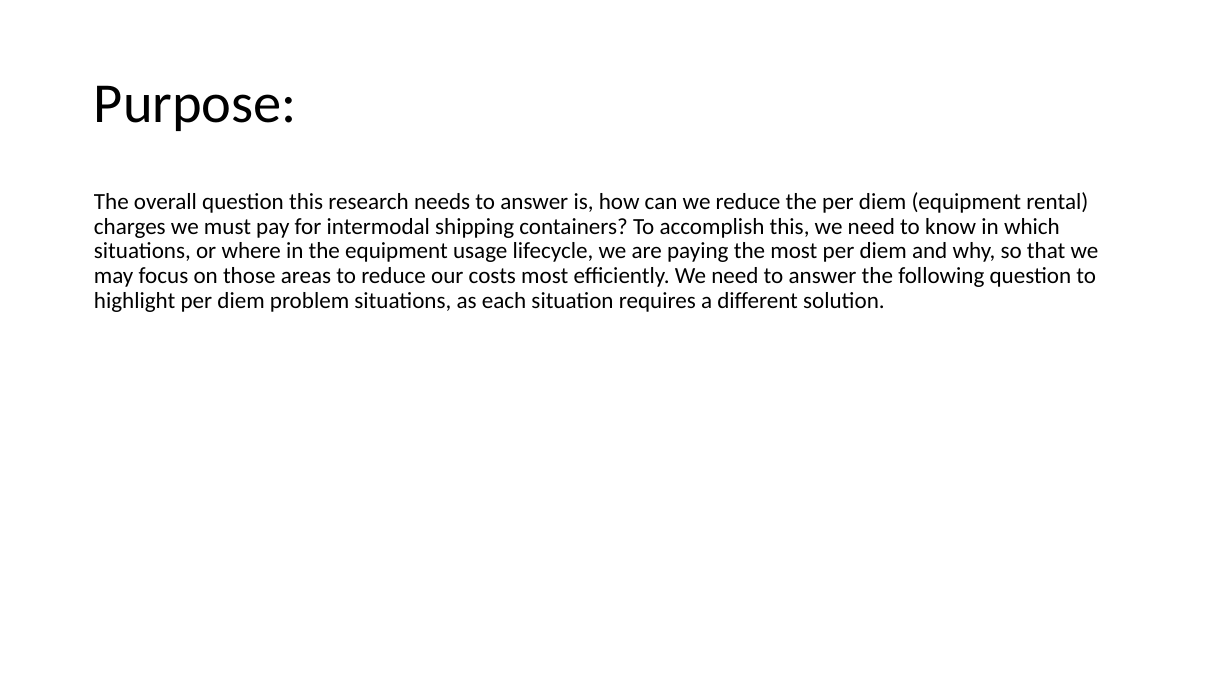
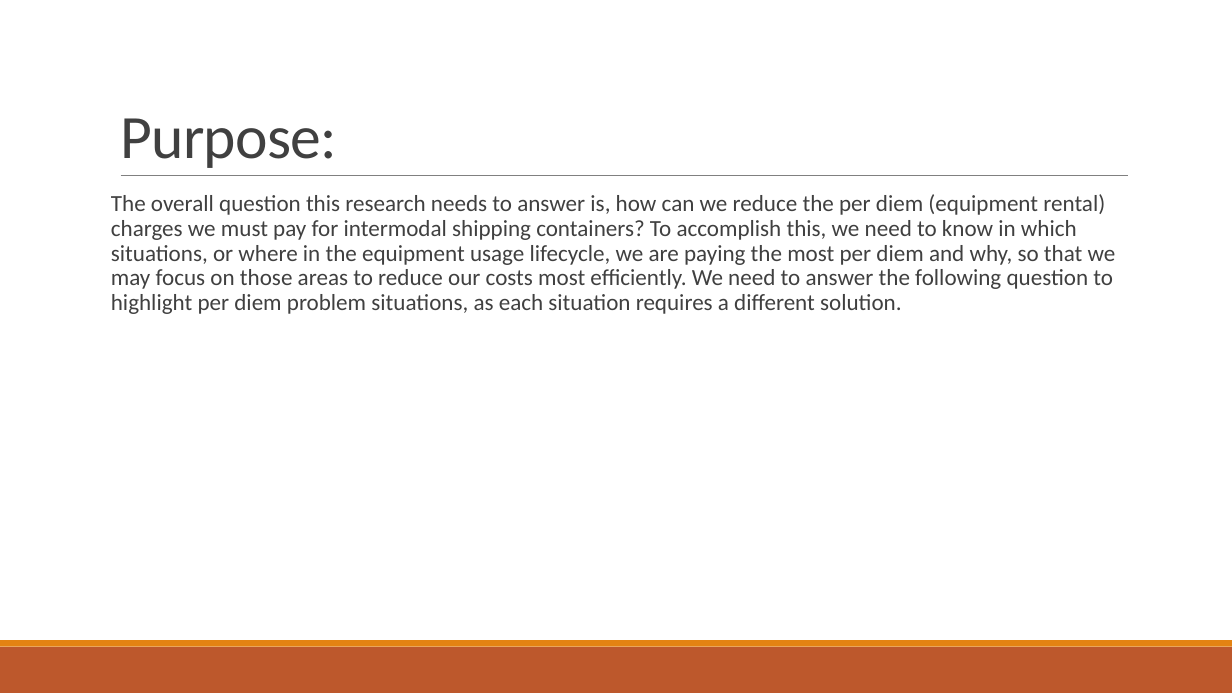
Before and after one commit to ihit140d/Robert_Bresley_Final_Project, a slide deck: slide 2 of Robert_Bresley_final_project.pptx. Drawn at 1232x693 pixels with LibreOffice and Linux fonts; fonts in the diff are those of the drawing. Boxes give left, top, right and bottom in pixels: in the first picture for what was removed or moved away, otherwise in the second. Text is boxed around its words. In the diff, an @@ line names an element or a change of style, - is before the commit and + after.

Commit message:
Make updates to formatting

```diff
--- a/Robert_Bresley_final_project.pptx
+++ b/Robert_Bresley_final_project.pptx
@@ title "Purpose:": place and size @@
-title "Purpose:" at (94,85,297,131)
+title "Purpose:" at (120,118,337,168)
@@ title "Purpose:" at (120,118,337,168): size 44 to 48 pt, text colour #000000 to #404040, letter spacing 0 to -0.5 pt; line spacing 0.9 to 0.85; vertical alignment middle to bottom @@
@@ line added from (121, 176) to (1128, 176), #808080 0.5 pt @@
@@ text "The overall question this research ...": place and size @@
-text "The overall question this research ..." at (94,192,1099,312)
+text "The overall question this research ..." at (111,194,1116,314)
@@ text "The overall question this research ..." at (111,194,1116,314): text colour #000000 to #404040; more space between paragraphs @@
@@ rectangle added at (0,647,1232,693), fill #BD582C @@
@@ rectangle added at (0,640,1232,647), fill #E48312 @@
```
Also in this commit, not shown: 19 other slides changed.
